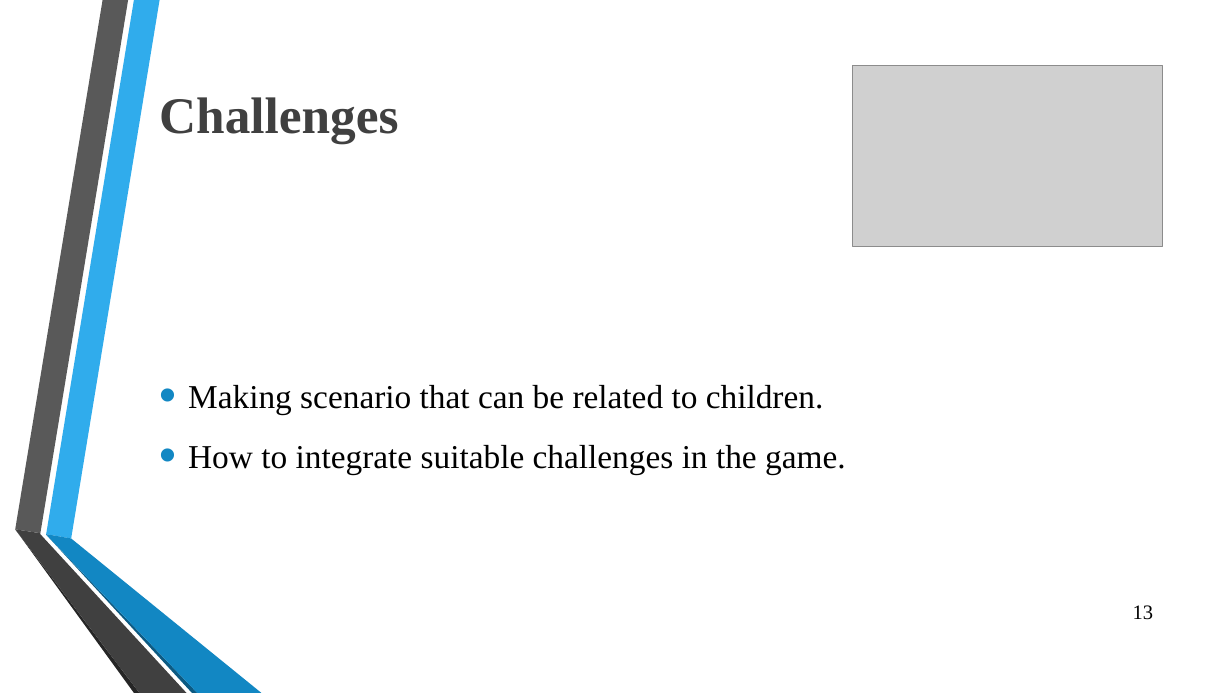
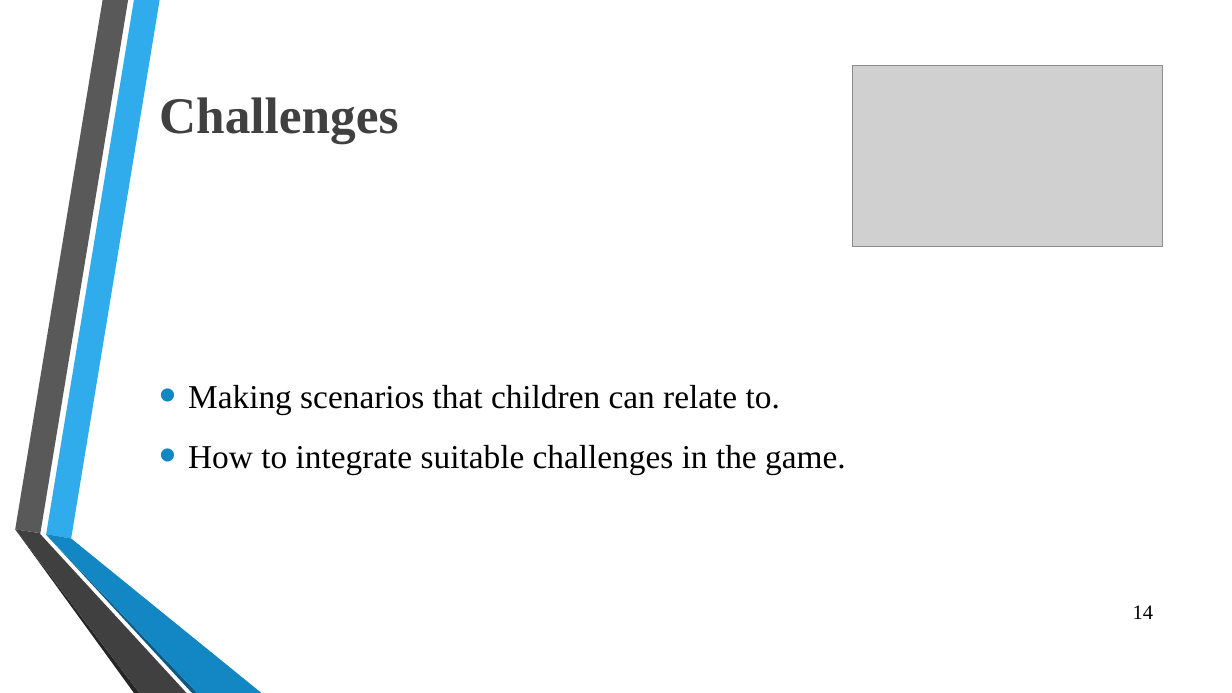
Before and after one commit to OmarSedkyUI/CyberLearningAdventureJunior, a slide deck: slide 15 of Graduation_Project_Presentation_FinalSeminar.pptx (slide 14 before the commit). Drawn at 1232x693 pixels with LibreOffice and Linux fonts; fonts in the diff are those of the drawing; grey boxes stand for pictures; background and template pictures are left out. Boxes give left, top, right and bottom in pixels: in the first picture for what was removed or moved away, otherwise in the second. Text is boxed around its words. In the diff, an @@ line names an element or a change of style, - is before the commit and + after.

```diff
--- a/Graduation_Project_Presentation_FinalSeminar.pptx
+++ b/Graduation_Project_Presentation_FinalSeminar.pptx
@@ text at bbox=[188, 385, 780, 414]: text changed @@
-• Making scenario that can be related to children.
+• Making scenarios that children can relate to.
@@ page number at bbox=[1133, 605, 1153, 619]: text changed @@
-13
+14
```
Also in this commit, not shown: 8 other slides changed, 1 slide added.
